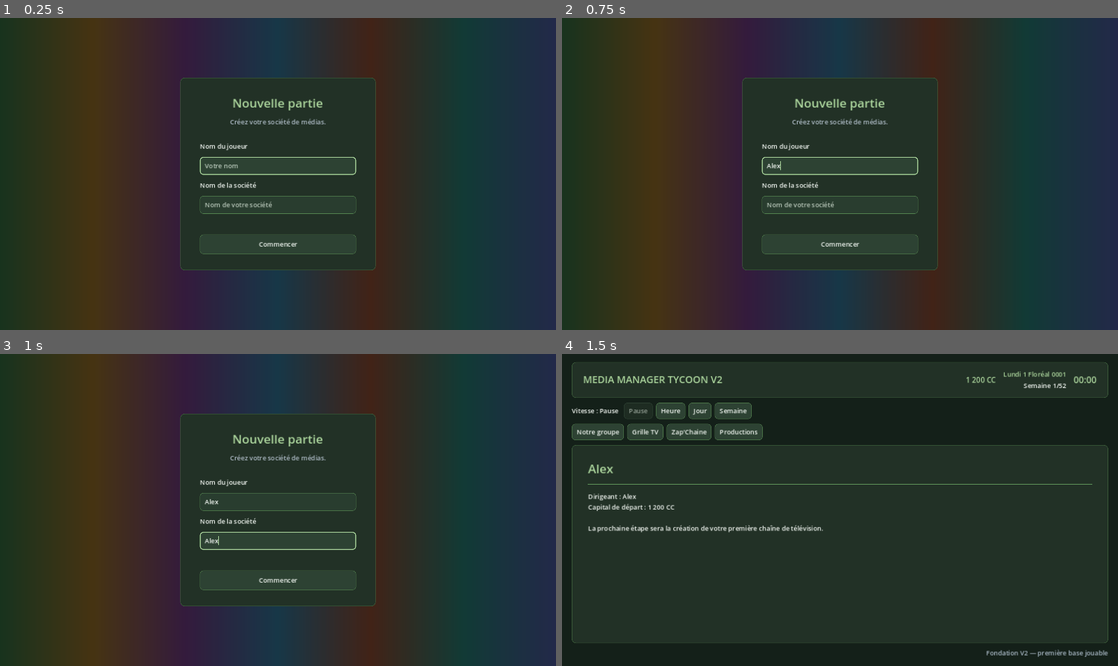
Above: before the commit, frames 1-4 (two rows, left to right).
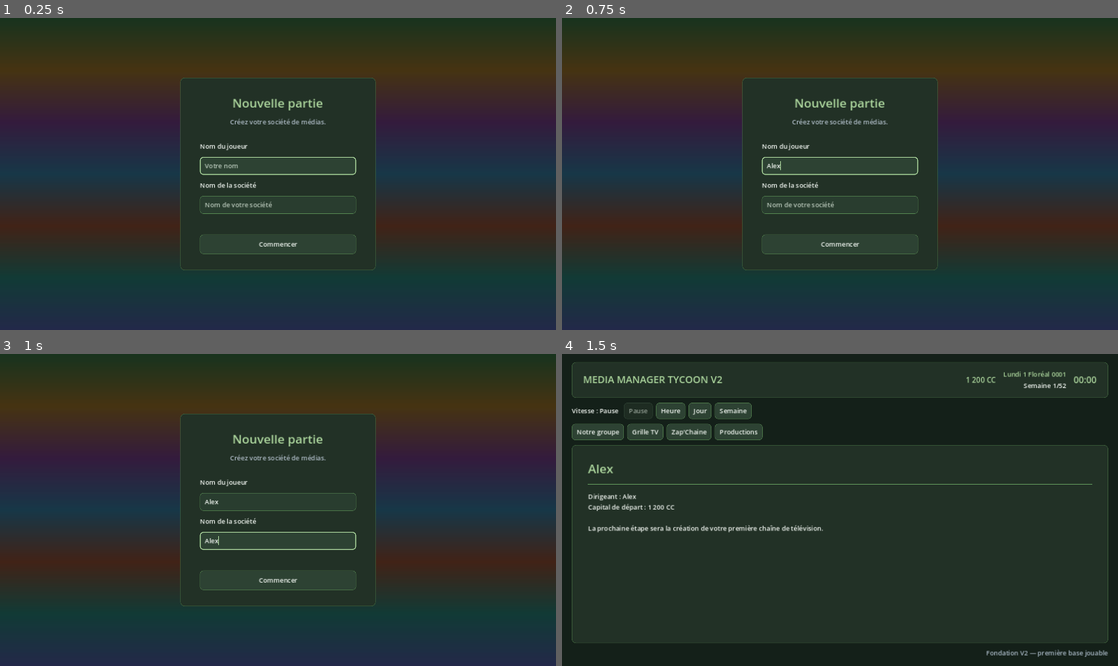
Above: after the commit, the same moments.

Repository: Adrienco69/MediaManagerTycoon_V2
Game: Godot game, scene res://scenes/main.tscn
Same seed, same stepped clock (60 frames per second), same inputs: the game is played once before the commit and once after it.
Inputs (mouse positions are in pixels of both pictures, inside the frame that each line leads up to):
- Up to frame 1 (0.25 s): no input
- Up to frame 2 (0.75 s): click (840, 164) at 0.52 s; type "Alex" at 0.6 s
- Up to frame 3 (1 s): click (278, 541) at 0.75 s; type "Alex" at 0.83 s
- Up to frame 4 (1.5 s): click "Commencer" at 1.25 s

The runs differ from the first frame. In frame 1, 40% of the frame differs, in the area x 0-100%, y 0-100%; in frame 2, 40%; in frame 3, 40%; in frame 4, nothing differs.

Commit message:
UI: orienter le dégradé des 7 mois verticalement

Diff:
--- a/scenes/main.tscn
+++ b/scenes/main.tscn
@@ -10,8 +10,8 @@
 gradient = SubResource("Gradient_start_months")
 width = 1366
 height = 768
-fill_from = Vector2(0, 0.5)
-fill_to = Vector2(1, 0.5)
+fill_from = Vector2(0.5, 0)
+fill_to = Vector2(0.5, 1)
 
 [node name="Main" type="Control"]
 layout_mode = 3
